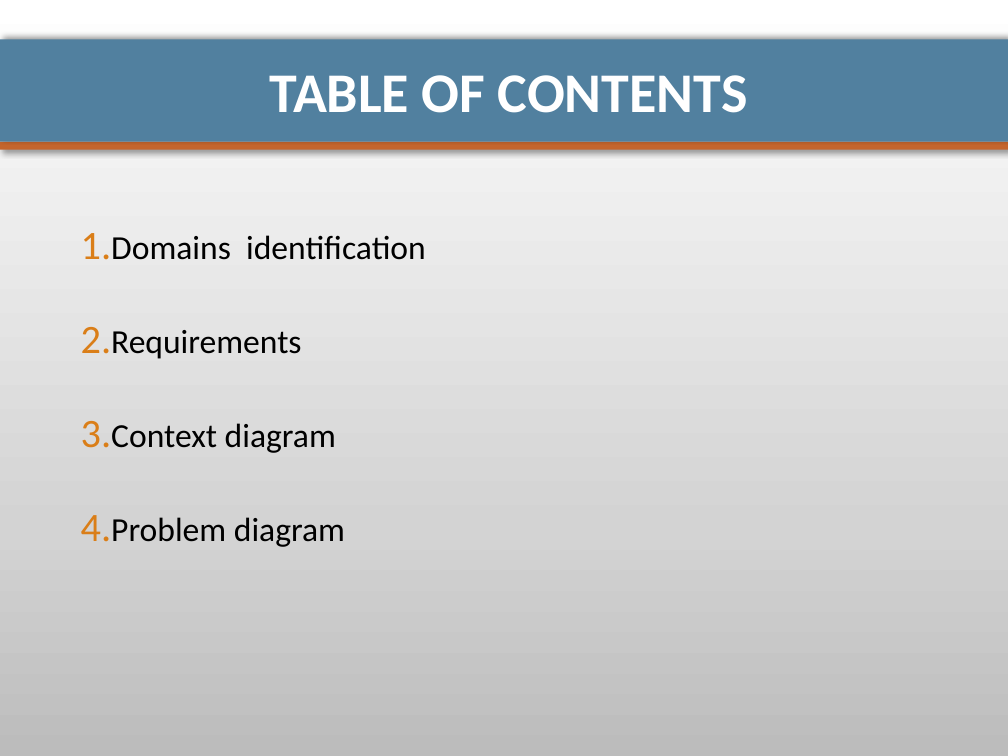
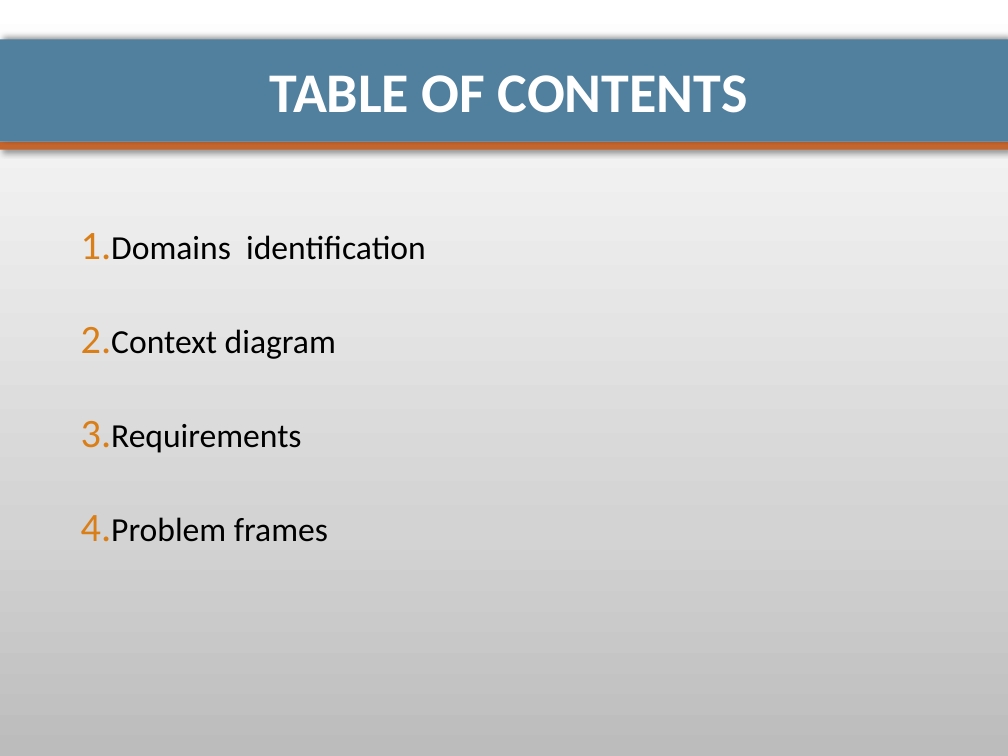
Before and after one commit to pierrealauzet/euroteam, a slide deck: slide 2 of Project 1/Part 2/CS554_EuroTeam_Problem_Frames.pptx. Drawn at 1008x756 pixels with LibreOffice and Linux fonts; fonts in the diff are those of the drawing. Boxes give left, top, right and bottom in pixels: in the first picture for what was removed or moved away, otherwise in the second. Text is boxed around its words. In the diff, an @@ line names an element or a change of style, - is before the commit and + after.

```diff
--- a/Project 1/Part 2/CS554_EuroTeam_Problem_Frames.pptx
+++ b/Project 1/Part 2/CS554_EuroTeam_Problem_Frames.pptx
@@ text at (111, 329, 336, 359): paragraph added @@
+2. Context diagram
@@ text at (111, 517, 328, 542): text changed @@
-3. Context diagram
-4. Problem diagram
+4. Problem frames
```
Also in this commit, not shown: 5 other slides changed, 1 other file.
